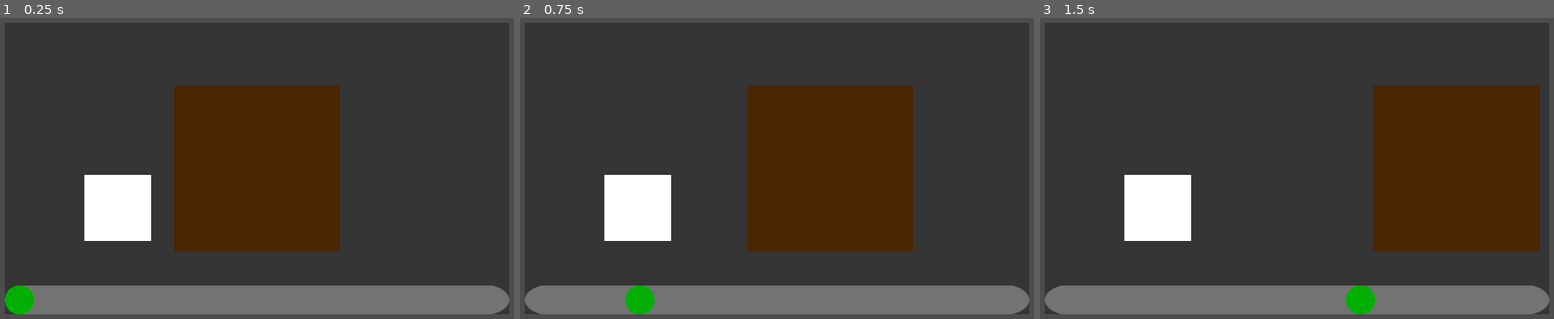
Above: before the commit, frames 1-3 (left to right).
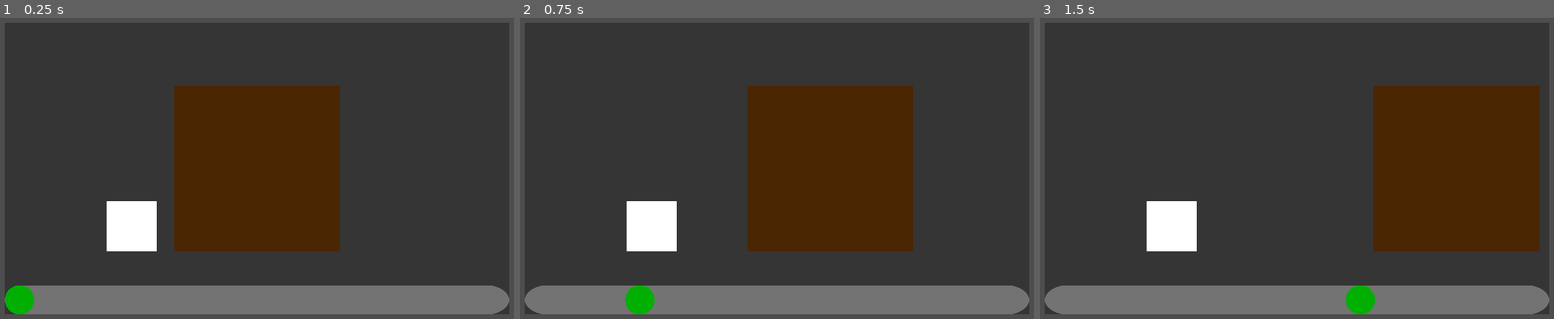
Above: after the commit, the same moments.

Repository: TheJP/GlobalGameJam2024
Game: Godot game, scene res://main.tscn
Same seed, same stepped clock (60 frames per second), same inputs: the game is played once before the commit and once after it.
Inputs (mouse positions are in pixels of both pictures, inside the frame that each line leads up to):
- Up to frame 1 (0.25 s): no input
- Up to frame 2 (0.75 s): tap Enter at 0.5 s; drag from (540, 300) to (838, 90) at 0.52 s
- Up to frame 3 (1.5 s): tap Space at 1.25 s; drag from (1168, 186) to (1358, 300) at 1.27 s

The runs differ from the first frame. In frame 1, 2.2% of the frame differs, in the area x 16-31%, y 52-78%; in frame 2, 2.2%; in frame 3, 2.2%.

Commit message:
Worked on sofa game

Diff:
--- a/Catfluencer/01_sofa_game/slider.gd
+++ b/Catfluencer/01_sofa_game/slider.gd
@@ -4,6 +4,7 @@
 signal value_changed(new_value: float)
 
 
+var disabled: bool = false
 var value: float = 0
 var max_value: float = 1
 var _left: Vector2
@@ -14,6 +15,10 @@
 
 
 func _input(event):
+	if disabled:
+		_dragging = false
+		return
+
 	if event is InputEventMouseButton:
 		if event.button_index != MOUSE_BUTTON_LEFT:
 			return
--- a/Catfluencer/01_sofa_game/sofa_game.gd
+++ b/Catfluencer/01_sofa_game/sofa_game.gd
@@ -1,4 +1,23 @@
 extends Node2D
+
+
+var _cat_hovered: bool = false
+var _cat_jumped: bool = false
+
+
+func _input(event):
+	if event is InputEventMouseButton:
+		if event.button_index != MOUSE_BUTTON_LEFT or not event.pressed:
+			return
+		if not _cat_hovered or _cat_jumped:
+			return
+
+		_cat_jumped = true
+		$Slider.disabled = true
+		$Cat.apply_impulse(Vector2(200, -1000))
+
+		await get_tree().create_timer(2.0, false).timeout
+		print("game over")
 
 
 func _ready():
@@ -10,3 +29,19 @@
 func _on_slider_value_changed(new_value):
 	$Couch.global_position = ReferenceSize.rect.position + 0.5 * ReferenceSize.rect.size
 	$Couch.global_position.x += new_value * 0.5 * ReferenceSize.rect.size.x
+
+
+func _on_cat_mouse_entered():
+	_cat_hovered = true
+	Input.set_default_cursor_shape(Input.CURSOR_POINTING_HAND)
+
+
+func _on_cat_mouse_exited():
+	_cat_hovered = false
+	Input.set_default_cursor_shape(Input.CURSOR_ARROW)
+
+
+func _on_cat_body_entered(body):
+	if body == $Floor and _cat_jumped:
+		pass
+		#print("hit floor")
--- a/Catfluencer/01_sofa_game/sofa_game.tscn
+++ b/Catfluencer/01_sofa_game/sofa_game.tscn
@@ -1,43 +1,63 @@
-[gd_scene load_steps=5 format=3 uid="uid://uppfr5glg0qf"]
+[gd_scene load_steps=8 format=3 uid="uid://uppfr5glg0qf"]
 
 [ext_resource type="Script" path="res://01_sofa_game/sofa_game.gd" id="1_u6uvt"]
+[ext_resource type="PackedScene" uid="uid://bpa1aakkr0shm" path="res://background.tscn" id="2_kgk86"]
 [ext_resource type="PackedScene" uid="uid://dgjybaqr7v1fv" path="res://01_sofa_game/slider.tscn" id="2_rfkv3"]
 [ext_resource type="Texture2D" uid="uid://duymb8xqpfysw" path="res://square.png" id="3_b15qp"]
 
-[sub_resource type="Curve2D" id="Curve2D_k0fy7"]
-_data = {
-"points": PackedVector2Array(0, 0, 0, 0, 527, 760, 0, 0, 0, 0, 1018, 258.02, 0, 0, 0, 0, 1611, 758.99)
-}
-point_count = 3
+[sub_resource type="RectangleShape2D" id="RectangleShape2D_14oef"]
+size = Vector2(504, 500)
+
+[sub_resource type="CapsuleShape2D" id="CapsuleShape2D_x5jvj"]
+radius = 76.0
+height = 226.0
+
+[sub_resource type="WorldBoundaryShape2D" id="WorldBoundaryShape2D_rbeuj"]
+distance = -776.0
 
 [node name="SofaGame" type="Node2D"]
 script = ExtResource("1_u6uvt")
 
+[node name="Background" parent="." instance=ExtResource("2_kgk86")]
+metadata/_edit_lock_ = true
+
 [node name="Slider" parent="." instance=ExtResource("2_rfkv3")]
 position = Vector2(448, 918)
 
-[node name="Couch" type="Node2D" parent="."]
-position = Vector2(1012, 507)
-scale = Vector2(500, 500)
+[node name="Couch" type="StaticBody2D" parent="."]
+position = Vector2(960, 540)
 
 [node name="Sprite2D" type="Sprite2D" parent="Couch"]
 modulate = Color(0.290196, 0.14902, 0.0117647, 1)
-scale = Vector2(0.01, 0.01)
+scale = Vector2(5, 5)
 texture = ExtResource("3_b15qp")
 metadata/_edit_lock_ = true
 
-[node name="Cat" type="Node2D" parent="."]
-position = Vector2(540, 659)
-scale = Vector2(200, 200)
+[node name="CollisionShape2D" type="CollisionShape2D" parent="Couch"]
+shape = SubResource("RectangleShape2D_14oef")
+
+[node name="Cat" type="RigidBody2D" parent="."]
+position = Vector2(582, 715)
+input_pickable = true
+max_contacts_reported = 2
+contact_monitor = true
 
 [node name="Sprite2D" type="Sprite2D" parent="Cat"]
-scale = Vector2(0.01, 0.01)
+scale = Vector2(1.5, 1.5)
 texture = ExtResource("3_b15qp")
 metadata/_edit_lock_ = true
 
-[node name="JumpPath" type="Path2D" parent="."]
-position = Vector2(0, 7.53967)
-scale = Vector2(1, 0.990079)
-curve = SubResource("Curve2D_k0fy7")
+[node name="CollisionShape2D" type="CollisionShape2D" parent="Cat"]
+rotation = 1.5708
+shape = SubResource("CapsuleShape2D_x5jvj")
+
+[node name="Floor" type="StaticBody2D" parent="."]
+
+[node name="CollisionShape2D" type="CollisionShape2D" parent="Floor"]
+position = Vector2(604, 14)
+shape = SubResource("WorldBoundaryShape2D_rbeuj")
 
 [connection signal="value_changed" from="Slider" to="." method="_on_slider_value_changed"]
+[connection signal="body_entered" from="Cat" to="." method="_on_cat_body_entered"]
+[connection signal="mouse_entered" from="Cat" to="." method="_on_cat_mouse_entered"]
+[connection signal="mouse_exited" from="Cat" to="." method="_on_cat_mouse_exited"]
--- /dev/null
+++ b/Catfluencer/background.tscn
@@ -0,0 +1,7 @@
+[gd_scene format=3 uid="uid://bpa1aakkr0shm"]
+
+[node name="Background" type="Node2D"]
+
+[node name="Screen" type="Polygon2D" parent="." groups=["screen"]]
+color = Color(0.133333, 0.133333, 0.133333, 0.54902)
+polygon = PackedVector2Array(200, 100, 1720, 100, 1720, 980, 200, 980)
--- a/Catfluencer/main.tscn
+++ b/Catfluencer/main.tscn
@@ -4,8 +4,4 @@
 
 [node name="Node2D" type="Node2D"]
 
-[node name="Screen" type="Polygon2D" parent="." groups=["screen"]]
-color = Color(0.133333, 0.133333, 0.133333, 0.54902)
-polygon = PackedVector2Array(200, 100, 1720, 100, 1720, 980, 200, 980)
-
 [node name="SofaGame" parent="." instance=ExtResource("1_j3nl1")]
--- a/Catfluencer/project.godot
+++ b/Catfluencer/project.godot
@@ -14,6 +14,9 @@
 run/main_scene="res://main.tscn"
 config/features=PackedStringArray("4.2", "GL Compatibility")
 config/icon="res://icon.svg"
+run/stretch/mode="canvas_items"
+run/size/viewport_height=1080
+run/size/viewport_width=1920
 
 [autoload]
 
